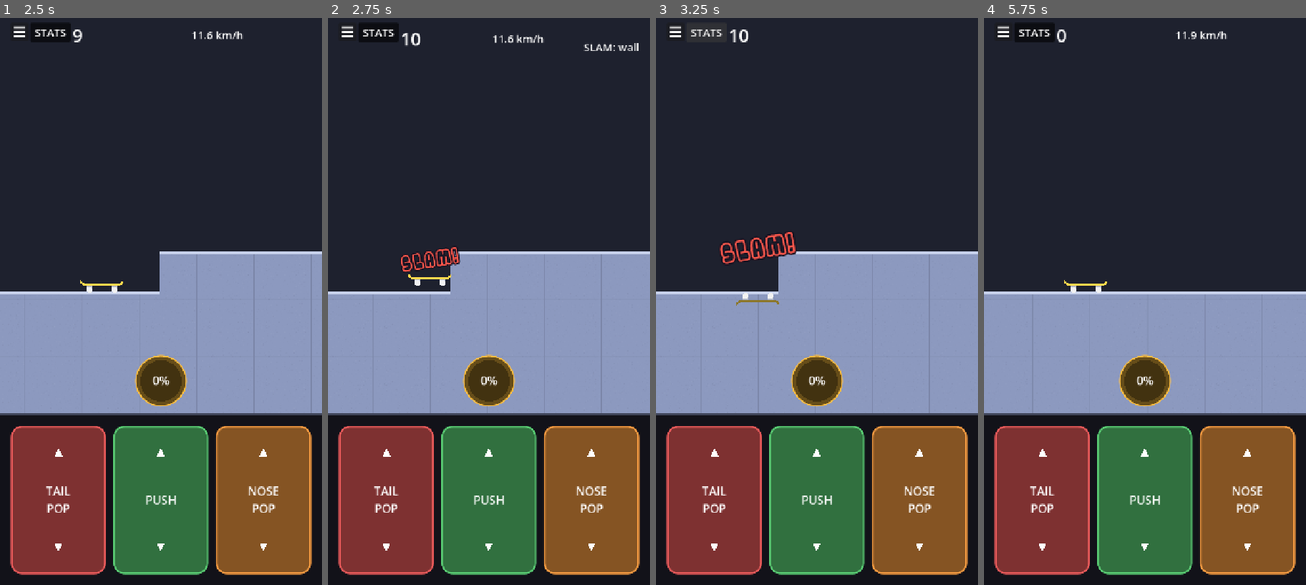
Above: before the commit, frames 1-4 (left to right).
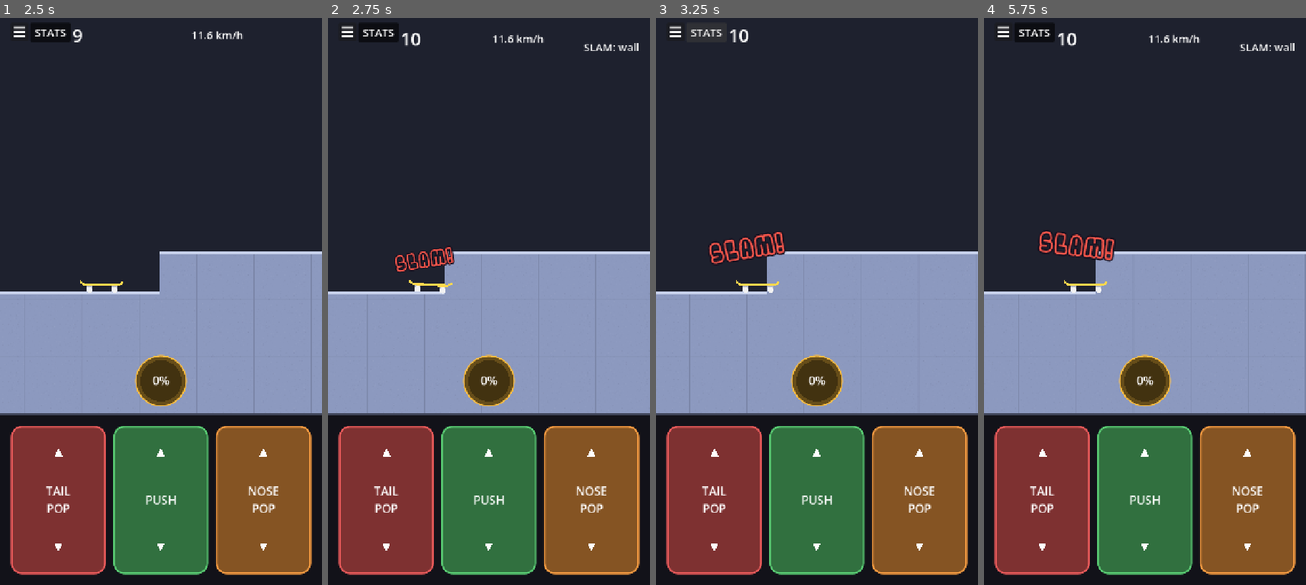
Above: after the commit, the same moments.

Repository: davidhernandeze/skatelike
Game: Godot game, scene res://scenes/menu.tscn
Two runs of this game, one before a commit and one after it. Both use one fixed random seed, a clock stepped at 60 frames per second and the inputs below.
Inputs (mouse positions are in pixels of both pictures, inside the frame that each line leads up to):
- Up to frame 1 (2.5 s): click "Practice" at 0.5 s; click "Single jump" at 1.25 s; click "STATS" at 2 s
- Up to frame 2 (2.75 s): no input
- Up to frame 3 (3.25 s): click "STATS" at 2.75 s
- Up to frame 4 (5.75 s): click "STATS" at 3.5 s; move the mouse to (1215, 267) at 4.27 s; click (1215, 267) at 4.42 s; drag from (1080, 329) to (1128, 414) at 5.02 s

Frame 1 is identical in both runs. In frame 2, 0.7% of the frame differs, in the area x 20-42%, y 40-49%; in frame 3, 1.1%; in frame 4, 5.7%, in the area x 17-100%, y 2-49%.

Commit message:
Smooth camera, crest fixes, loose-board slams
- The view moves on a critically damped spring and takes on the board's speed
  near the screen edges, so falls and fast rides stay in view without jolts.
  In the air it frames the board, not the floor under it; the look-ahead
  stops at lips and gaps.
- Steep landings slide the level under the board instead of dropping it to
  the surface; falling out of view only kills over a pit.
- Crests: the board doesn't tilt over a bend it will fly off (no speed
  surge), and hops keep the board's angle until it lands.
- Slams: "slam!" stays where the rider fell and the board goes loose,
  tumbling on with its velocity.

Co-Authored-By: Claude Opus 5.5 <noreply@anthropic.com>
Claude-Session: https://claude.ai/code/session_01RyYvQJH2T8hEfpxQUNibCm

Diff:
--- a/scripts/callouts.gd
+++ b/scripts/callouts.gd
@@ -32,11 +32,13 @@
 	})
 
 
+## "slam!" where the rider fell; it stays there while the loose board tumbles on.
 func slam() -> void:
 	end_sustained()
 	_items.append({
 		text = "slam!", color = slam_color, age = 0.0, life = burst_time * 1.3,
 		tilt = randf_range(-0.2, 0.2), size = font_size + 14, sustained = false, y = 0.0,
+		at = _runner.board_position() + Vector2(0.0, -lift), scrolled = _runner.scrolled(),
 	})
 
 
@@ -64,6 +66,8 @@
 		var grow := clampf(age / 0.15, 0.0, 1.0)
 		var scale_k := lerpf(0.4, 1.0, grow) + sin(grow * PI) * 0.2
 		var pos := board + Vector2(0.0, -lift)
+		if item.has("at"):
+			pos = item.at - Vector2(_runner.scrolled() - item.scrolled, 0.0)  # Stays put in the level.
 		var alpha := 1.0
 		if item.sustained:
 			# Shake while the trick lasts.
--- a/scripts/runner.gd
+++ b/scripts/runner.gd
@@ -116,8 +116,9 @@
 ## Over a crest (a ramp going flat, the top of a hill) the board keeps its momentum and
 ## flies on if that would lift it at least this high (px): (v sin(bend))² / 2g.
 @export var launch_min := 6.0
-## Launches up to this high (px) are hops: no catch needed, the board levels itself and
-## a manual carries on over them. Higher ones are caught like a roll-off.
+## Launches up to this high (px) are hops: no catch needed, the board keeps the angle it
+## left at until the wheels touch down, and a manual carries on over them. Higher ones
+## are caught like a roll-off.
 @export var hop_max := 40.0
 ## After flying off a crest the lip can still be popped for this long (s): the pop adds
 ## to the launch.
@@ -186,9 +187,22 @@
 ## The view follows the ground under the board up and down, keeping it between these
 ## fractions of the play area's height (normal levels stay inside: the view stays put).
 @export var camera_band := Vector2(0.25, 0.88)
-## The board stays at least this fraction of the height below the top of the view.
+## In the air the view frames the board instead: it stays between these fractions of the
+## height.
+@export var camera_air_band := Vector2(0.15, 0.8)
+## Falling into a deep drop, the view takes on the board's speed as the board goes down
+## the screen between these fractions of the height.
+@export var camera_fall_blend := Vector2(0.35, 0.6)
+## The board stays at least this fraction of the height below the top of the view, and
+## (over ground) above the bottom.
 @export var camera_top_margin := 0.06
-@export var camera_follow := 8.0
+@export var camera_bottom_margin := 0.08
+## Stiffness of the critically damped spring the view follows with (1/s): it eases in
+## and out instead of jumping when what it frames changes suddenly.
+@export var camera_follow := 5.0
+## Landing on a slope so steep that the touching wheel's spot is this much higher than
+## the board's middle moves the level under the board to that spot (px).
+@export var land_snap := 40.0
 ## A surface this far above the board bottom at its nose counts as a wall (px).
 @export var wall_tolerance := 12.0
 
@@ -238,8 +252,13 @@
 @export_group("Landing")
 ## Allowed difference between the board angle and the ground angle at touchdown (deg).
 @export var land_tolerance := 15.0
-## Length of the slam animation before game over (s).
-@export var slam_duration := 0.8
+## Length of the slam before game over (s): the board tumbles on as a loose body.
+@export var slam_duration := 1.0
+## Spin the loose board picks up from a slam, per m/s it was going (rad/s), at least 3.
+@export var slam_spin := 0.8
+## The loose board's bounce off surfaces (0..1) and how fast it stops sliding (1/s).
+@export var slam_bounce := 0.3
+@export var slam_friction := 2.5
 ## Hardest landing the legs take, as a fall height (px): only the speed into the
 ## surface counts, so dropping onto a steep ramp is fine where the same drop to flat
 ## ground slams. 0 = no limit. A level can set its own (`max_fall`).
@@ -263,6 +282,8 @@
 var _area := Vector2.ZERO
 ## Top of the view in this node's coordinates (the node is moved up by it).
 var _cam := 0.0
+## How fast the view is moving down (px/s).
+var _cam_v := 0.0
 var _started := false
 var _dead := false
 var _cleared := false
@@ -339,6 +360,13 @@
 var _lip_t := 0.0
 ## Slam animation progress in seconds; negative when not slamming.
 var _slam_t := -1.0
+## Distance ridden when the rider slammed: the loose board's tumble after doesn't count.
+var _slam_distance := INF
+## Velocity of the loose board while slamming (px/s).
+var _body_v := Vector2.ZERO
+## Velocity the board came down with this frame, before touchdown took it (px/s): a
+## slam on landing lets the board go with it.
+var _impact := Vector2.ZERO
 
 var _push_left := 0.0
 var _push_total := 0.0
@@ -440,7 +468,12 @@
 
 ## How far along the level the board is, 0..1 (approximate).
 func progress() -> float:
-	return 1.0 if _cleared else clampf(_distance / _length, 0.0, 0.99)
+	return 1.0 if _cleared else clampf(minf(_distance, _slam_distance) / _length, 0.0, 0.99)
+
+
+## How far the level has scrolled in all (px), for things pinned to a spot in it.
+func scrolled() -> float:
+	return _distance
 
 
 ## Bottom center of the board, in this node's coordinates.
@@ -666,6 +699,7 @@
 		return
 	if not _started or _dead or _cleared:
 		return
+	_impact = Vector2.ZERO
 
 	var prev_speed := _speed
 	if _grounded or _rail != null:
@@ -679,28 +713,16 @@
 	var dx := _speed * delta
 	if _grounded or _rail != null:
 		dx *= cos(_ground_angle)
-	_distance += dx
-	var score := int(_distance / 50.0)
+	var score := int((_distance + dx) / 50.0)
 	if score != _score:
 		_score = score
 		score_changed.emit(_score)
 
-	for s in _segs:
-		s.x0 -= dx
-		s.x1 -= dx
-	_goal_x -= dx
-	for mark in marks:
-		marks[mark] -= Vector2.ONE * dx
+	_shift_world(dx)
 	while _segs.size() > 1 and _segs[0].x1 < -100.0 and _segs[0] != _support:
 		_segs.pop_front()
-	for rail in _rails:
-		rail.x0 -= dx
-		rail.x1 -= dx
 	while not _rails.is_empty() and _rails[0].x1 < -100.0 and _rails[0] != _rail:
 		_rails.pop_front()
-	for ledge in _ledges:
-		ledge.x0 -= dx
-		ledge.x1 -= dx
 	while not _platforms.is_empty() and _platforms[0].top.back().x1 < -100.0 \
 			and not (_support in _platforms[0].top) and not (_rail in _platforms[0].top):
 		for ledge in _platforms.pop_front().top:
@@ -738,25 +760,86 @@
 ## tall ramp), and the board below the top margin. When that floor is far below the
 ## board (falling along a tall wall), the board is kept nearer the middle instead.
 ## Over a pit there's nothing to follow: a board falling in leaves the view and dies.
+## Floor height `dist` px ahead along what the board can roll onto: past a lip or a
+## gap it stays at the edge, so the view doesn't dive before the board does.
+func _ground_ahead(dist: float) -> float:
+	var s := _support
+	var x := _pos.x + dist
+	while x > s.x1:
+		var next := _continuation(s)
+		if next == null:
+			return s.y1
+		s = next
+	return s.y_at(x)
+
+
+## Scrolls the level left by dx (px) under the board.
+func _shift_world(dx: float) -> void:
+	_distance += dx
+	for s in _segs + _rails + _ledges:
+		s.x0 -= dx
+		s.x1 -= dx
+	_goal_x -= dx
+	for mark in marks:
+		marks[mark] -= Vector2.ONE * dx
+
+
 func _follow_ground(delta: float) -> void:
 	var target := _cam
 	var below := _seg_at(_pos.x)
-	var ground := INF
+	if _grounded or _rail != null:
+		if below != null:
+			var ground := below.y_at(_pos.x)
+			var framed := ground
+			if _grounded:
+				# Look ahead along the ground, so a fast ride down a tall ramp stays in view.
+				framed = maxf(ground, _ground_ahead(_speed * 0.3))
+			# Where both can't hold (riding fast down a tall wall), the floor under the
+			# board stays below the band's top over showing the floor ahead.
+			target = minf(maxf(_cam, framed - _area.y * camera_band.y), ground - _area.y * camera_band.x)
+	else:
+		# In the air: frame the board, not the floor under it, which can drop away (off a
+		# lip onto a tall wall).
+		target = minf(maxf(_cam, _pos.y - _area.y * camera_air_band.y), _pos.y - _area.y * camera_air_band.x)
+	# The view takes on more of the board's up or down speed the nearer the board gets to
+	# that edge of the screen, so a fast ride or fall can't outrun it, without a jolt
+	# when it starts.
+	var target_v := 0.0
+	var low := (_pos.y - _cam) / _area.y
+	if _grounded or _rail != null:
+		var climb := _speed * sin(_ground_angle)
+		if climb > 0.0:
+			target_v = climb * smoothstep(camera_band.y - 0.15, camera_band.y, low)
+		else:
+			target_v = climb * smoothstep(camera_band.x + 0.2, camera_band.x, low)
+	elif _velocity_y > 0.0 and below != null:
+		# Falling into a deep drop (not a hop or a pit): from camera_fall_blend.x down the
+		# screen to .y, plus gravity's pull over the spring's response time so it doesn't
+		# fall behind as the board speeds up. The board stays up, with what's below in view.
+		# The loose board after a slam is followed down anything.
+		var deep := 1.0 if _slam_t >= 0.0 else smoothstep(0.3, 0.6, (below.y_at(_pos.x) - _pos.y) / _area.y)
+		var fall := _velocity_y + gravity / camera_follow * clampf(_velocity_y / 600.0, 0.0, 1.0)
+		target_v = fall * deep * smoothstep(camera_fall_blend.x, camera_fall_blend.y, low)
+	elif _velocity_y < 0.0 and _slam_t >= 0.0:
+		# The loose board flung up (off a ramp) is followed up too.
+		target_v = _velocity_y * smoothstep(camera_air_band.x + 0.25, camera_air_band.x, low)
+	# Critically damped spring (exact step) on the offset from the target, so the speed
+	# never jumps.
+	var k := camera_follow
+	var off := _cam - target
+	var rel_v := _cam_v - target_v
+	var pull := (rel_v + k * off) * delta
+	var decay := exp(-k * delta)
+	var cam := target + target_v * delta + (off + pull) * decay
+	_cam_v = (rel_v - k * pull) * decay + target_v
+	# Hard limits keep the board itself in view: they move with it, so they're smooth too.
+	# Over a pit there's no bottom limit, so a falling board leaves the view.
+	var held := minf(cam, _pos.y - _area.y * camera_top_margin)
 	if below != null:
-		ground = below.y_at(_pos.x)
-		var framed := ground
-		if _grounded:
-			# Look ahead along the ground, so a fast ride down a tall ramp stays in view.
-			var ahead := _seg_at(_pos.x + _speed * 0.3)
-			if ahead != null:
-				framed = maxf(ground, ahead.y_at(_pos.x + _speed * 0.3))
-		target = clampf(_cam, framed - _area.y * camera_band.y, ground - _area.y * camera_band.x)
-		if ground - _pos.y > _area.y * 0.65:
-			target = minf(target, _pos.y - _area.y * camera_band.x)  # Board not near the top.
-	_cam = lerpf(_cam, target, 1.0 - exp(-camera_follow * delta))
-	if is_finite(ground) and (_grounded or _rail != null):
-		_cam = maxf(_cam, ground - _area.y * 0.95)  # Riding down fast: keep up with it.
-	_cam = minf(_cam, _pos.y - _area.y * camera_top_margin)
+		held = maxf(held, _pos.y - _area.y * (1.0 - camera_bottom_margin))
+	if held != cam:
+		_cam_v = (held - _cam) / delta
+	_cam = held
 	position.y = -_cam
 
 
@@ -826,7 +909,9 @@
 			if joint == &"too_steep":
 				_slam("too steep")
 				return
-			if next != null:
+			# Over a crest it'll fly off, the board doesn't tilt over the bend: that would
+			# turn its speed forward for a moment before the take-off.
+			if next != null and _crest_height(next) < _launch_height():
 				# Wheels on two surfaces: the board spans the bend.
 				var back := Vector2(_pos.x - w, _support.y_at(_pos.x - w))
 				var front := Vector2(_pos.x + w, next.y_at(_pos.x + w))
@@ -862,16 +947,26 @@
 	dropped.emit()
 
 
-## The back wheel is passing a crest onto `next` (a smooth joint): flies on if the speed
-## across `next` lifts the board launch_min (hop_max during a manual, which rides over
-## hops). Returns whether it took off.
-func _over_crest(next: Seg) -> bool:
+## How high the speed across `next` would lift the board over the crest onto it (px):
+## (v sin(bend))² / 2g; 0 where the ground bends up.
+func _crest_height(next: Seg) -> float:
 	var bend := next.angle() - _support.angle()
 	if bend <= 0.0:
-		return false
+		return 0.0
 	var across := _speed * sin(bend)
-	var height := across * across / (2.0 * gravity)
-	if height < (hop_max if is_balancing() else launch_min):
+	return across * across / (2.0 * gravity)
+
+
+## Lowest crest launch (px): launch_min, or hop_max during a manual (it rides over hops).
+func _launch_height() -> float:
+	return hop_max if is_balancing() else launch_min
+
+
+## The back wheel is passing a crest onto `next` (a smooth joint): flies on if it's
+## high enough. Returns whether it took off.
+func _over_crest(next: Seg) -> bool:
+	var height := _crest_height(next)
+	if height < _launch_height():
 		return false
 	_stop_pushing()
 	_ground_angle = _support.angle()
@@ -947,7 +1042,8 @@
 	var prev_y := _pos.y
 	_velocity_y += gravity * delta
 	_pos.y += _velocity_y * delta
-	if _pos.y > _cam + _area.y:
+	var under := _seg_at(_pos.x)
+	if _pos.y > _cam + _area.y and (under == null or _pos.y > under.y_at(_pos.x)):
 		_die()  # Fell out of view: there was no ground under it to follow.
 		return
 	if _velocity_y >= 0.0 and _catches == 2:
@@ -965,6 +1061,7 @@
 		var w := _wheel_offset()
 		var best: Seg = null
 		var best_y := INF
+		var best_x := _pos.x
 		for x in [_pos.x - w, _pos.x + w]:
 			for s in _surfaces_at(x):
 				var ground := s.y_at(x)
@@ -973,11 +1070,12 @@
 				if _pos.y >= ground and prev_y <= ground + reach and ground < best_y:
 					best = s
 					best_y = ground
+					best_x = x
 		if best != null:
 			if _catches == 2 and best.ledge:
 				_start_grind(best)  # A grind coming down on a platform top: tailslide or noseslide.
 			else:
-				_land(best)
+				_land(best, best_x)
 			return
 	var nose_x := _pos.x + board_size.x * 0.5
 	var ahead := _seg_at(nose_x)
@@ -1025,7 +1123,7 @@
 
 
 func _step_hold(delta: float) -> void:
-	if not _needs_catch and _catches == 0:
+	if not _needs_catch and _catches == 0 and not _hop:
 		var below := _seg_at(_pos.x)
 		if below != null:
 			_lock_angle = below.angle()  # Uncaught drop-off: level out to the ground.
@@ -1059,12 +1157,18 @@
 		airborne_changed.emit(_airborne)
 
 
-func _land(on: Seg) -> void:
+## Touches down on `on`, where the wheel at x met it.
+func _land(on: Seg, x: float) -> void:
 	if on.stairs > 0:
 		_slam("landed on the stairs")
 		return
+	_impact = Vector2(_speed, _velocity_y)
 	if _too_hard(on):
 		return
+	if absf(on.y_at(_pos.x) - on.y_at(x)) > land_snap:
+		# A wheel met a steep surface well above the middle of the board: bring that
+		# spot under the board instead of dropping the board down to it.
+		_shift_world(x - _pos.x)
 	_touch_down(on)
 	_grounded = true
 	_support = on
@@ -1072,6 +1176,7 @@
 	_pos.y = on.y_at(_pos.x)
 	var was_trick := _in_trick and not (_hop and _catches == 0)
 	_in_trick = false
+	_hop = false
 	_locked = false
 	_from_rail = false
 	_lip_t = 0.0
@@ -1108,6 +1213,7 @@
 
 ## Locks onto a rail or platform edge with the balance ready: like landing a manual on it.
 func _start_grind(rail: Seg) -> void:
+	_impact = Vector2(_speed, _velocity_y)
 	if _too_hard(rail):
 		return
 	_touch_down(rail)
@@ -1368,7 +1474,24 @@
 		return
 	_dead = true
 	_slam_t = 0.0
+	_let_go()
 	slammed.emit(reason)
+
+
+## The rider is off: the board flies on as a loose body with the velocity it had,
+## tumbling forward.
+func _let_go() -> void:
+	_slam_distance = _distance
+	if _impact != Vector2.ZERO:
+		_body_v = _impact  # Slammed touching down: it hits with the speed it came down at.
+	elif _grounded or _rail != null:
+		_body_v = Vector2.from_angle(_ground_angle) * _speed
+	else:
+		_body_v = Vector2(_speed, _velocity_y)
+	_angular_velocity = maxf(slam_spin * _body_v.length() / pixels_per_meter, 3.0)
+	_grounded = false
+	_rail = null
+	_slide = 0.0
 
 
 ## Forgiving mode instead of a slam: back on the floor under the board (on the step it
@@ -1409,11 +1532,53 @@
 
 func _step_slam(delta: float) -> void:
 	_slam_t += delta
-	_angle = lerpf(_angle, 0.0, 1.0 - exp(-10.0 * delta))
+	_step_loose(delta)
+	_velocity_y = _body_v.y  # For the view.
+	_follow_ground(delta)
 	queue_redraw()
 	if _slam_t >= slam_duration:
 		_slam_t = -1.0
 		game_over.emit()
+
+
+## Moves the loose board: gravity, spin, bouncing off and sliding along floors and
+## platform tops, and stopping against a step up. The level stays put meanwhile.
+func _step_loose(delta: float) -> void:
+	var prev := _pos
+	_body_v.y += gravity * delta
+	# The level scrolls under it, as while riding.
+	var dx := _body_v.x * delta
+	_shift_world(dx)
+	prev.x -= dx
+	_pos.y += _body_v.y * delta
+	_angle += _angular_velocity * delta
+	var ground := _seg_at(_pos.x)
+	var was := _seg_at(prev.x)
+	if ground != null and was != null and ground != was and _joint(was, ground) == &"step_up" \
+			and ground.y_at(_pos.x) < prev.y - 1.0:
+		# Ran into a step up: knocked back.
+		_shift_world(prev.x - _pos.x)
+		_body_v.x *= -slam_bounce
+	var best: Seg = null
+	for surface in _surfaces_at(_pos.x):
+		var top := surface.y_at(_pos.x)
+		if _pos.y >= top and prev.y <= surface.y_at(prev.x) + 2.0 and (best == null or top < best.y_at(_pos.x)):
+			best = surface
+	if best == null:
+		return
+	_pos.y = best.y_at(_pos.x)
+	var along := Vector2.from_angle(best.angle())
+	var up := Vector2(along.y, -along.x)
+	var into := _body_v.dot(up)
+	if into < 0.0:
+		_body_v -= up * into * (1.0 + slam_bounce)
+		_angular_velocity *= 0.6
+	if into > -150.0:
+		# Resting on it: slides to a stop, lying flat (wheels or deck down).
+		_body_v -= along * _body_v.dot(along) * (1.0 - exp(-slam_friction * delta))
+		var flat := best.angle() + PI * roundf((_angle - best.angle()) / PI)
+		_angle = lerpf(_angle, flat, 1.0 - exp(-12.0 * delta))
+		_angular_velocity *= exp(-10.0 * delta)
 
 
 func _draw() -> void:
@@ -1545,12 +1710,7 @@
 		var wheel := _riding_manual  # Manual (-1) rolls on the back wheel, nose manual (+1) on the front.
 		anchor = _pos + Vector2(wheel * _wheel_offset(), 0.0).rotated(_ground_angle)
 		local_anchor = Vector2(wheel * WHEEL_X, 14.0)
-	if _slam_t >= 0.0:
-		# Hop and flip upside down over the first part of the slam animation.
-		var k := clampf(_slam_t / (slam_duration * 0.6), 0.0, 1.0)
-		anchor.y -= sin(k * PI) * board_size.y * 2.5
-		board_scale.y *= cos(k * PI)
-	elif _board_trick != &"":
+	if _board_trick != &"" and _slam_t < 0.0:
 		var phase := 1.0 - _board_trick_left / trick_time
 		if _board_trick.ends_with("flip"):
 			# Roll around the long axis about the middle of the board.
